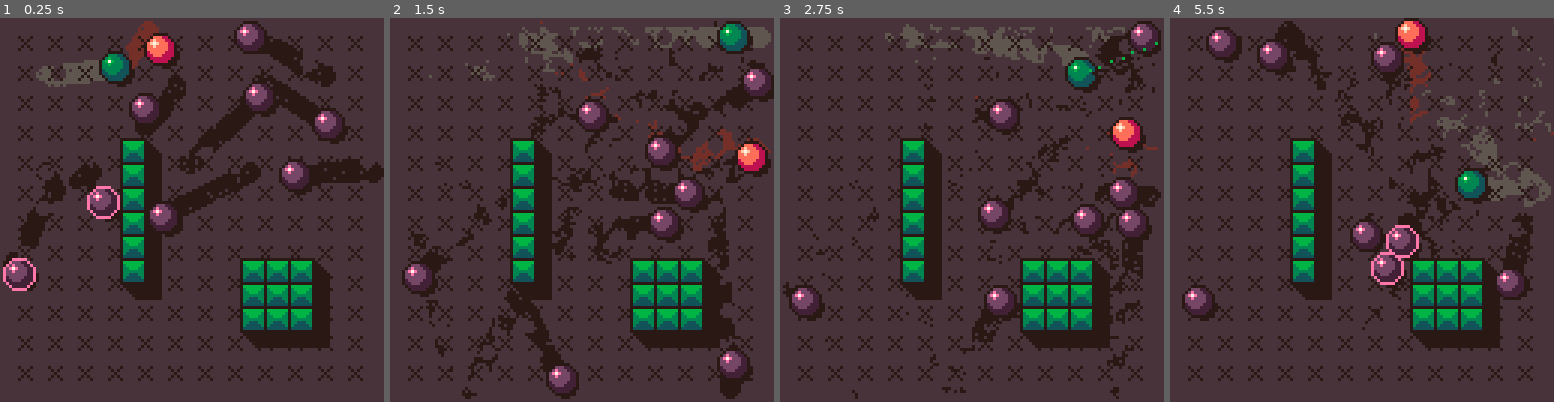
Above: before the commit, frames 1-4 (left to right).
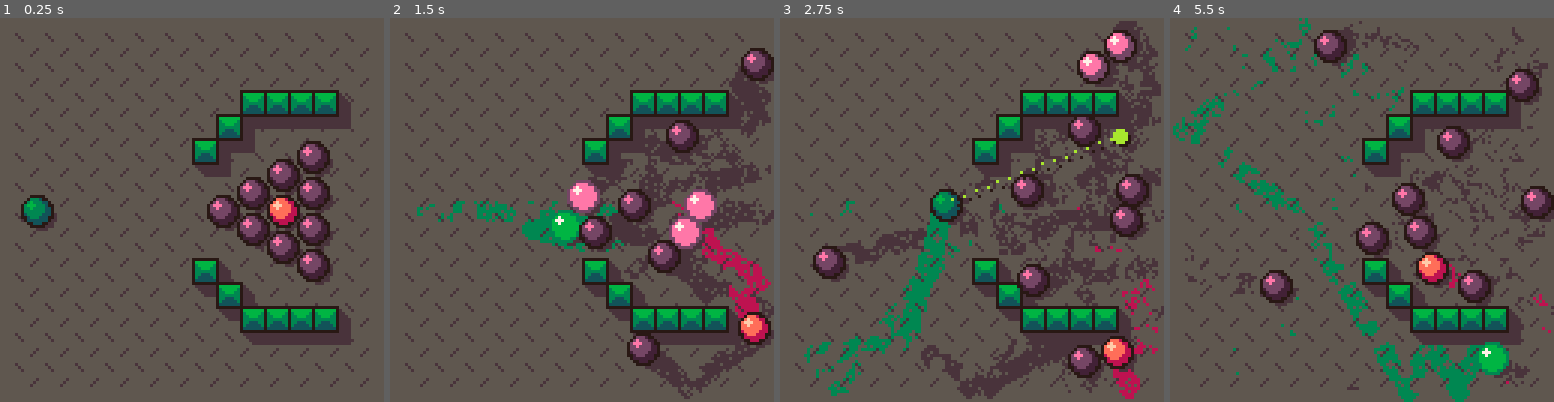
Above: after the commit, the same moments.

Repository: seimon/balls
Game: PICO-8 cartridge balls.p8
Two runs of this game, one before a commit and one after it. Both use one fixed random seed, a clock stepped at 60 frames per second and the inputs below.
Inputs:
- Up to frame 1 (0.25 s): no input
- Up to frame 2 (1.5 s): tap O (Z key) at 0.33, 0.7, 1.43 s
- Up to frame 3 (2.75 s): hold Left 1.97-2.37 s; tap O (Z key) at 2.22 s; hold Down from 2.42 s (still down)
- Up to frame 4 (5.5 s): release Down at 2.82 s; hold Right 2.87-3.53 s; tap O (Z key) at 3.1, 3.98, 4.87 s; hold Up 3.58-4.08 s; hold Right 4.13-4.53 s; hold Down 4.58-5.08 s; hold Left from 5.13 s (still down)

The runs differ from the first frame. In frame 1, 90% of the frame differs, in the area x 0-100%, y 0-100%; in frame 2, 87%; in frame 3, 84%; in frame 4, 88%.

Commit message:
충돌 반짝임 좀 더 예쁘게, 배경 패턴 다듬기

Diff:
--- a/balls.lua
+++ b/balls.lua
@@ -3,7 +3,8 @@
 sw,sh=128,128
 cx,cy=sw/2,sh/2
 f=0
-bgc=5
+c_bg=9 -- bg color
+c_sd=5 -- shadow color
 
 
 
@@ -12,23 +13,56 @@
 
 -- 원과 벽의 충돌 처리
 function bouncing_wall(c,w,h)
-	if(c.x<c.r) c.sx*=-1 c.x+=(c.r-c.x)*2 c.is_hit=true
-	if(c.x>w-c.r) c.sx*=-1 c.x-=(c.r-(w-c.x))*2  c.is_hit=true
-	if(c.y<c.r) c.sy*=-1 c.y+=(c.r-c.y)*2  c.is_hit=true
-	if(c.y>h-c.r) c.sy*=-1 c.y-=(c.r-(h-c.y))*2  c.is_hit=true
+	if(c.x<c.r) c.sx*=-1 c.x+=(c.r-c.x)*2 c.hit_c=3
+	if(c.x>w-c.r) c.sx*=-1 c.x-=(c.r-(w-c.x))*2  c.hit_c=3
+	if(c.y<c.r) c.sy*=-1 c.y+=(c.r-c.y)*2  c.hit_c=3
+	if(c.y>h-c.r) c.sy*=-1 c.y-=(c.r-(h-c.y))*2  c.hit_c=3
 end
 
 -- 원과 점의 충돌 처리
 -- (TODO: 정확한 충돌지점으로 되돌리는 추가 처리 필요)
 function bouncing_point(c,px,py)
+	-- [정확히 충돌한 시점으로 되돌리기]
+	-- 현재 좌표의 거리, 1프레임 전 좌표간 거리, 반지름의 합을 활용해서 실제 충돌 지점을 산출한다.
+	-- 두 원을 그 지점으로 옮긴 후 교환된 속도값을 일부 더해서 현재 프레임에 실제로 있어야 할 위치로 옮긴다.
+	local dist_now=sqrt((c.x-px)^2+(c.y-py)^2)
+	local old_dx=(c.x-c.sx)-px
+	local old_dy=(c.y-c.sy)-py
+	local dist_old=sqrt(old_dx*old_dx+old_dy*old_dy)
+
+
+	-- 정확한 충돌 시점 상황으로 돌아간다
+	local a_hit=nil -- 원과 점의 충돌 방향
+	local r_to_hit=0
+	if dist_old>dist_now and dist_old>c.r then
+		local t1=c.r-dist_old
+		local t2=dist_now-dist_old
+		r_to_hit=1-t1/t2 -- 현재 프레임에서 충돌 시점까지의 시간 비율(0.2라면 [현재 프레임-0.2프레임]에 충돌한 것)
+
+		-- 원을 충돌 시점 좌표로 옮겨준다
+		c.x-=c.sx*r_to_hit
+		c.y-=c.sy*r_to_hit
+		dx,dy=c.x-px,c.y-py -- 거리 재계산(저 아래에서 다시 사용)
+	end
+
+
 	local spd=sqrt(c.sx^2+c.sy^2)
 	local spd_a=atan2(c.sx,c.sy)
 	local hit_a=atan2(px-c.x,py-c.y)
 	local next_a=hit_a+(hit_a-spd_a)+0.5
 	c.sx=cos(next_a)*spd
 	c.sy=sin(next_a)*spd
-	c.is_hit=true
-end
+	c.hit_c=3
+end
+--[[ function bouncing_point(c,px,py)
+	local spd=sqrt(c.sx^2+c.sy^2)
+	local spd_a=atan2(c.sx,c.sy)
+	local hit_a=atan2(px-c.x,py-c.y)
+	local next_a=hit_a+(hit_a-spd_a)+0.5
+	c.sx=cos(next_a)*spd
+	c.sy=sin(next_a)*spd
+	c.hit_c=3
+end ]]
 
 -- 원과 박스의 충돌 처리
 function bouncing_boxes(c)
@@ -41,11 +75,11 @@
 				if c.x<x1 and c.x+c.r>x1 then
 					c.sx*=-1
 					c.x-=(c.x+c.r-x1)*2
-					c.is_hit=true
+					c.hit_c=3
 				elseif c.x>x2 and c.x-c.r<x2 then
 					c.sx*=-1
 					c.x+=(x2-c.x+c.r)*2
-					c.is_hit=true
+					c.hit_c=3
 				end
 			elseif c.y<=y1 then -- 상단 모서리
 				if c.x<=x1 then -- 좌상
@@ -66,11 +100,11 @@
 			if c.y<y1 and c.y+c.r>y1 then
 				c.sy*=-1
 				c.y-=(c.y+c.r-y1)*2
-				c.is_hit=true
+				c.hit_c=3
 			elseif c.y>y2 and c.y-c.r<y2 then
 				c.sy*=-1
 				c.y+=(y2-c.y+c.r)*2
-				c.is_hit=true
+				c.hit_c=3
 			end
 		end
 	end
@@ -84,8 +118,8 @@
 	local dd=dx*dx+dy*dy
 	if(dd>rr*rr) return -- 거리가 두 원의 반지름 합보다 짧아야 충돌(제곱근 사용하지 않고 판정부터 빠르게 처리)
 
-	c1.is_hit=true
-	c2.is_hit=true
+	c1.hit_c=3
+	c2.hit_c=3
 
 	-- [정확히 충돌한 시점으로 되돌리기]
 	-- 현재 좌표의 거리, 1프레임 전 좌표간 거리, 반지름의 합을 활용해서 실제 충돌 지점을 산출한다.
@@ -179,21 +213,25 @@
 		local len2=len1+dot1
 		x1,y1=x+dx*len1,y+dy*len1
 		pset(x1+1.5,y1+1.5,0)
-		pset(x1,y1,11)
+		pset(x1,y1,10)
 	end
 	-- 꽁다리 원
 	x1,y1=x+dx*(max+2),y+dy*(max+2)
 	circfill(x1+1.5,y1+1.5,2,0)
-	circfill(x1,y1,2,11)
-end
-
--- 정사각형 초록 큐브 그리기
+	circfill(x1,y1,2,10)
+end
+
+-- 정사각형 큐브 그리기
 function draw_cube_7x7(x,y)
+	local c1,c2,c3=3,6,11 -- 초록
+	-- local c1,c2,c3=5,13,12 -- 보라
+	-- c1,c2,c3=8,14,15 -- 주황
+
 	local x2,y2=x+6,y+6
-	rectfill(x,y,x2,y2,6)
+	rectfill(x,y,x2,y2,c2)
 	for i=0,2 do
-		line(x+i,y+i,x2-i,y+i,11)
-		line(x+i,y2-i,x2-i,y2-i,3)
+		line(x+i,y+i,x2-i,y+i,c3)
+		line(x+i,y2-i,x2-i,y2-i,c1)
 	end
 	line(x2+1,y,x2+1,y2+1,0)
 	line(x,y2+1,x2+1,y2+1,0)
@@ -233,18 +271,18 @@
 -- 게임
 
 function _init()
-	cls(bgc)
+	cls(c_bg)
 	copyprevframe()
 
 	-- 구슬 색상 세트
 	local colors={}
-	colors[1]={3,6,11,9} -- 녹색(어두운,중간,하이라이트,이동자국)
-	colors[2]={8,14,15,4} -- 주황색
-	colors[3]={2,13,12,0} -- 포도색
+	colors[1]={3,6,11,6} -- 녹색(어두운,중간,하이라이트,이동자국)
+	colors[2]={8,14,15,8} -- 주황색
+	colors[3]={2,13,12,5} -- 포도색
 
 	-- 구슬 여럿 추가
 	circles={}
-	for i=1,10 do
+	for i=1,0 do
 		local c={}
 		c.x=14+(i-1)%5*24
 		c.y=20+flr((i-1)/5)*30
@@ -253,20 +291,31 @@
 		local dir,spd=rnd(),1.6+i*0.1
 		c.sx=cos(dir)*spd
 		c.sy=sin(dir)*spd
-		c.is_hit=false
+		c.hit_c=0
 		add(circles,c)
 	end
-	-- add(circles,{x=25,y=20,r=5,sx=0.5,sy=0.75,c={8,14,15,4}})
-	-- add(circles,{x=60,y=20,r=5,sx=-0.4,sy=0.75,c={8,14,15,4}})
-	-- add(circles,{x=68,y=70,r=5,sx=1.4,sy=0.4,c={8,14,15,4}})
-	-- add(circles,{x=120,y=64,r=5,sx=-0.8,sy=1.1,c={8,14,15,4}})
-	-- add(circles,{x=25,y=110,r=5,sx=0.8,sy=-1.1,c={8,14,15,4}})
-	-- add(circles,{x=61,y=103,r=5,sx=-1.1,sy=-1.5,c={8,14,15,4}})
+	add(circles,{x=12,y=64,r=5,sx=0,sy=0,hit_c=0,c=colors[1]})
+	-- add(circles,{x=48,y=64,r=5,sx=0,sy=0,hit_c=0,c=colors[2]})
+	add(circles,{x=74,y=64,r=5,sx=0,sy=0,hit_c=0,c=colors[3]})
+	add(circles,{x=84,y=64-6,r=5,sx=0,sy=0,hit_c=0,c=colors[3]})
+	add(circles,{x=84,y=64+6,r=5,sx=0,sy=0,hit_c=0,c=colors[3]})
+	add(circles,{x=94,y=64-12,r=5,sx=0,sy=0,hit_c=0,c=colors[3]})
+	add(circles,{x=94,y=64,r=5,sx=0,sy=0,hit_c=0,c=colors[2]})
+	add(circles,{x=94,y=64+12,r=5,sx=0,sy=0,hit_c=0,c=colors[3]})
+	add(circles,{x=104,y=64-18,r=5,sx=0,sy=0,hit_c=0,c=colors[3]})
+	add(circles,{x=104,y=64-6,r=5,sx=0,sy=0,hit_c=0,c=colors[3]})
+	add(circles,{x=104,y=64+6,r=5,sx=0,sy=0,hit_c=0,c=colors[3]})
+	add(circles,{x=104,y=64+18,r=5,sx=0,sy=0,hit_c=0,c=colors[3]})
 
 	-- 박스 추가
 	boxes={}
-	add(boxes,{40,40,48,88})
-	add(boxes,{80,80,104,104})
+	add(boxes,{64,40,72,48})
+	add(boxes,{72,32,80,40})
+	add(boxes,{64,80,72,88})
+	add(boxes,{72,88,80,96})
+	add(boxes,{80,24,112,32})
+	add(boxes,{80,96,112,104})
+
 
 	-- 팔레트는 보너스 색상과 섞어서 사용
 	-- https://www.lexaloffle.com/bbs/?pid=68190#p
@@ -294,19 +343,19 @@
 		end
 		c.x+=c.sx
 		c.y+=c.sy
-		if(c.sx!=0) c.sx=abs(c.sx)<0.05 and 0 or c.sx*0.985
-		if(c.sy!=0) c.sy=abs(c.sy)<0.05 and 0 or c.sy*0.985
+		if(c.sx!=0) c.sx=abs(c.sx)<0.05 and 0 or c.sx*0.988
+		if(c.sy!=0) c.sy=abs(c.sy)<0.05 and 0 or c.sy*0.988
 
 		-- (테스트) 완전히 멈추면 테두리 밝게
-		-- if(c.sx==0 and c.sy==0) c.is_hit=true
+		-- if(c.sx==0 and c.sy==0) c.hit_c=3
 	end
 
 	-- Z누르면 초록공 치기
 	if btn(4) then
 		if not kick then
 			kick=true
-			circles[1].sx=cos(kick_a)*3
-			circles[1].sy=sin(kick_a)*3
+			circles[1].sx=cos(kick_a)*4
+			circles[1].sy=sin(kick_a)*4
 		end
 	else kick=false end
 
@@ -324,17 +373,17 @@
 end
 
 function _draw()
-	cls(bgc)
+	cls(c_bg)
 
 	-- 이동 자국
 	-- 이전 프레임의 자국을 붙여넣은 후 배경색 원, 점을 그려서 조금씩 지우는 방식
 	pasteprevframe()
 	for c in all(circles) do
-		circfill(c.x,c.y,c.r*0.7,c.c[4])
+		circfill(c.x,c.y,c.r*0.8,c.c[4])
 	end
 	for i=0,80 do
-		if(i<15) circfill(rnd(sw),rnd(sh),2,bgc)
-		pset(rnd(sw),rnd(sh),bgc)
+		if(i<20) circfill(rnd(sw),rnd(sh),i<8 and 2 or 1,c_bg)
+		pset(rnd(sw),rnd(sh),c_bg)
 	end
 	copyprevframe()
 
@@ -351,30 +400,38 @@
 	-- end
 
 	-- 배경 격자 X 패턴
-	for i=0,143 do
-		local x=i%12*10+6
-		local y=i\12*10+6
-		line(x,y,x+4,y+4,0)
-		line(x+4,y,x,y+4,0)
+	-- for i=0,143 do
+	-- 	local x=i%12*10+6
+	-- 	local y=i\12*10+6
+	-- 	line(x,y,x+4,y+4,c_sd)
+	-- 	line(x+4,y,x,y+4,c_sd)
+	-- end
+
+	-- 배경 패턴
+	for i=0,287 do
+		local x=i%12*10+5
+		local y=i\12*5+5
+		if i\12%2==0 then line(x,y,x+2,y+2,c_sd)
+		else x+=7 line(x,y,x-2,y+2,c_sd) end
 	end
 
 	-- 구슬 그림자
 	for c in all(circles) do
-		circfill(c.x+c.r*0.38,c.y+c.r*0.38,c.r*0.87,0)
+		circfill(flr(c.x+2.5),flr(c.y+2.5),c.r-0.5,c_sd)
 	end
 
 	-- 박스+그림자
 	for b in all(boxes) do
 		local x1,y1,x2,y2=b[1],b[2],b[3],b[4]
 		-- 전체 그림자
-		pset(x2+1,y1+1,0)
-		pset(x1+1,y2+1,0)
-		local d=3
+		pset(x2+1,y1+1,c_sd)
+		pset(x1+1,y2+1,c_sd)
+		local d=2
 		for i=1,d do
-			line(x2+1,y1+1+i,x2+1+i,y1+1+i,0)
-			line(x1+1+i,y2+1,x1+1+i,y2+1+i,0)
-		end
-		rectfill(x1+d+2,y1+d+2,x2+d+2,y2+d+2,0)
+			line(x2+1,y1+1+i,x2+1+i,y1+1+i,c_sd)
+			line(x1+1+i,y2+1,x1+1+i,y2+1+i,c_sd)
+		end
+		rectfill(x1+d+2,y1+d+2,x2+d+2,y2+d+2,c_sd)
 		-- 박스
 		for i=0,(x2-x1)\8-1 do
 			for j=0,(y2-y1)\8-1 do
@@ -386,24 +443,26 @@
 
 	-- 구슬 그리기
 	for c in all(circles) do
-		local x,y=c.x,c.y
-		circfill(x,y,c.r,c.c[1])
-		circfill(x-1,y-1,3,c.c[2])
-		line(x-3,y-2,x-1,y-2,c.c[3])
-		line(x-2,y-3,x-2,y-1,c.c[3])
-		pset(x-2,y-2,7)
-		circ(x,y,c.r,c.is_hit and c.c[3] or 0) -- outline
-		c.is_hit=false
+		local x,y=flr(c.x+0.5),flr(c.y+0.5)
+
+		-- 충돌하면 색을 밝게
+		local c1,c2,c3,c4=c.c[1],c.c[2],c.c[3],0
+		if c.hit_c>2 then c1,c2,c3,c4=c.c[3],c.c[3],7,c.c[2]
+		elseif c.hit_c>0 then c1,c2,c3,c4=c.c[2],c.c[3],7,0 end
+
+		circfill(x,y,c.r,c4) -- outline
+		circfill(x,y,c.r-1,c1)
+		circfill(x-1,y-1,c.r-2,c2)
+		line(x-3,y-2,x-1,y-2,c3)
+		line(x-2,y-3,x-2,y-1,c3)
+
+		if(c.hit_c>0) c.hit_c-=1
 	end
 
 	-- 구슬 칠 방향 그리기
 	if kick_ready and f%2==0 then
 		local c=circles[1]
 		draw_dot_line(c.x,c.y,kick_a,2,60)
-		-- local dx=cos(kick_a-0.25)*(c.r-1)
-		-- local dy=sin(kick_a-0.25)*(c.r-1)
-		-- draw_dot_line(c.x+dx,c.y+dy,kick_a,4,60)
-		-- draw_dot_line(c.x-dx,c.y-dy,kick_a,4,60)
 	end
 
 	-- draw_color_table()
Not shown, changed: index.js
